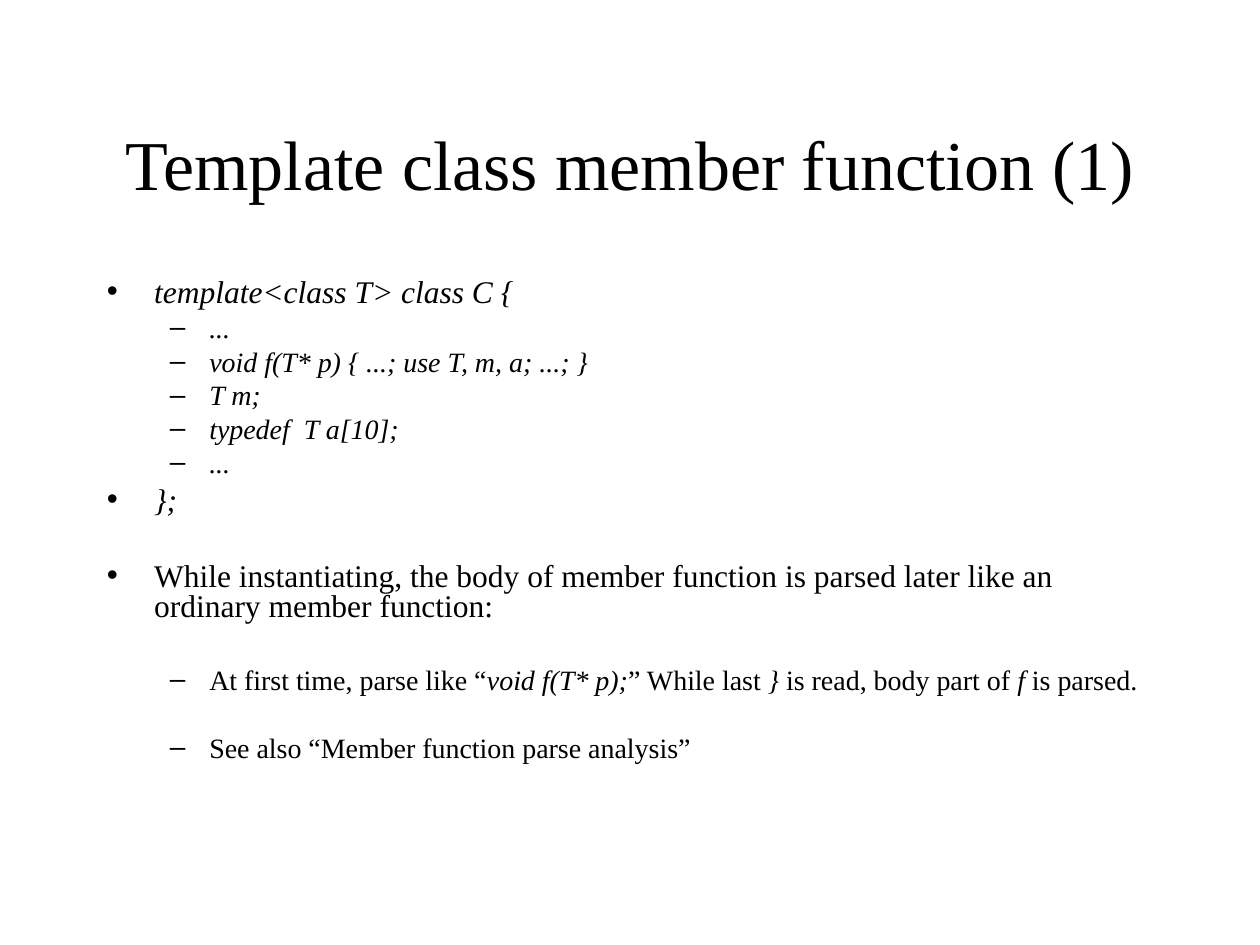
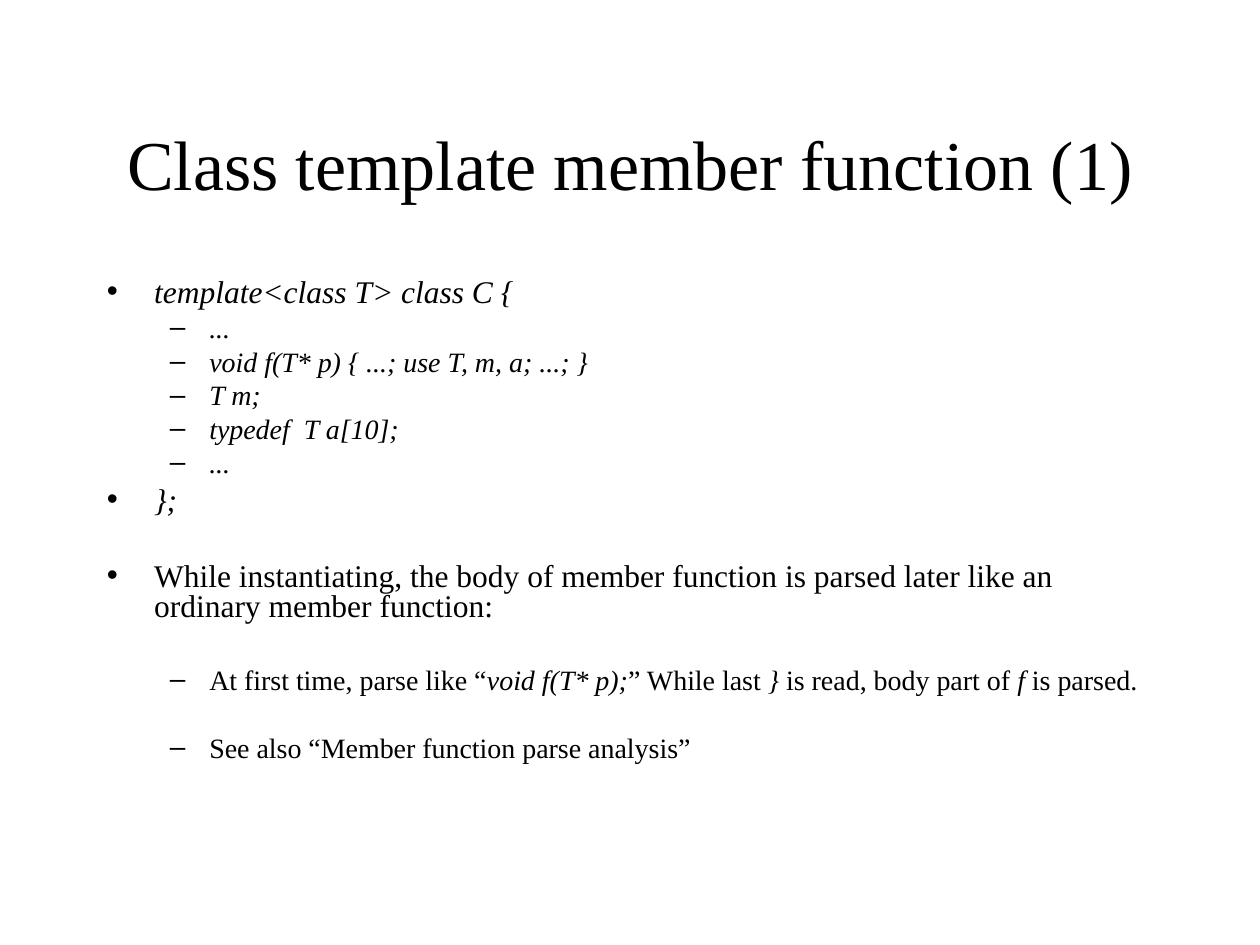
Before and after one commit to KeiHasegawa/cxx_doc, a slide deck: slide 6 of 14_template_parse_e.ppt. Drawn at 1260x945 pixels with LibreOffice and Linux fonts; fonts in the diff are those of the drawing. Boxes give left, top, right and bottom in pixels: in the first picture for what was removed or moved away, otherwise in the second. Text is boxed around its words. In the diff, an @@ line names an element or a change of style, - is before the commit and + after.

```diff
--- a/14_template_parse_e.ppt
+++ b/14_template_parse_e.ppt
@@ title at (127, 140, 1133, 203): text changed @@
-Template class member function (1)
+Class template member function (1)
```
Also in this commit, not shown: 3 other slides changed, 5 other files.
